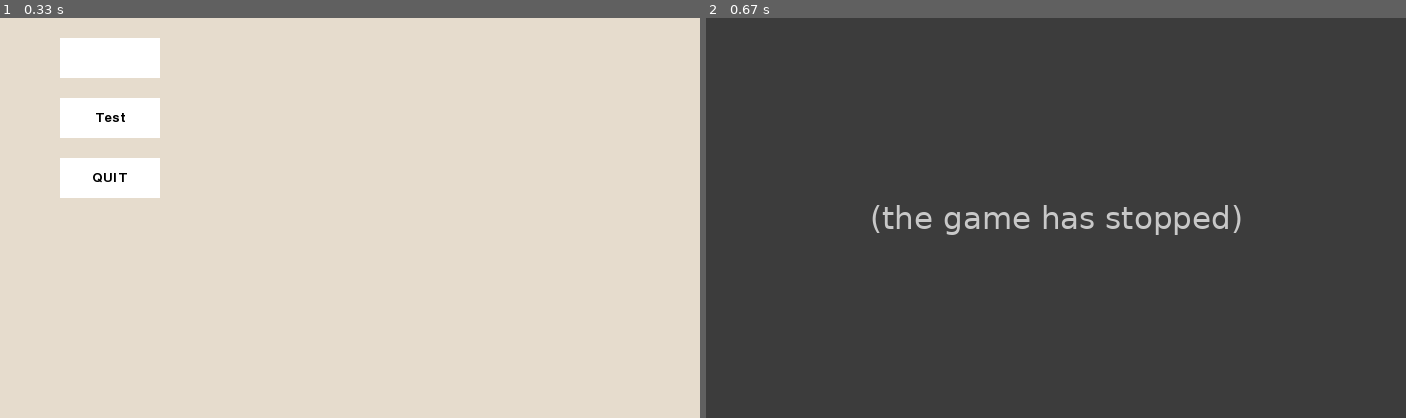
Above: before the commit, frames 1-2 (left to right).
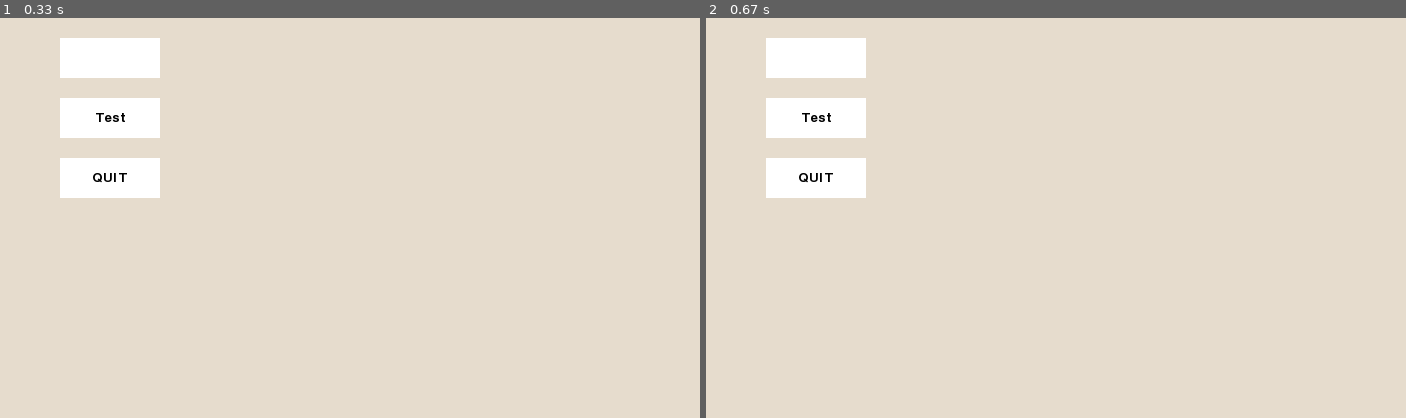
Above: after the commit, the same moments.

Repository: DanielDavisEE/PyGameGUI
Game: pygame game, started from src/pygame_gui/example_gui.py
The game is run twice, just before and just after one commit, with the same random seed, the same clock (stepped at 60 frames per second) and the same inputs.
Inputs (mouse positions are in pixels of both pictures, inside the frame that each line leads up to):
- Up to frame 1 (0.33 s): no input
- Up to frame 2 (0.67 s): press the mouse at (818, 178) at 0.37 s; move the mouse to (853, 198) at 0.47 s; release the mouse at (888, 222) at 0.6 s

Frame 1 is identical in both runs. In frame 2, 100% of the frame differs, in the area x 0-100%, y 0-100%.
Error before the commit: AttributeError: 'Button' object has no attribute 'button_rect' (button_block.py line 96); the game stopped at 0.37 s (later frames are placeholders)

Commit message:
fixes for buttons

Diff:
--- a/src/pygame_gui/components/__init__.py
+++ b/src/pygame_gui/components/__init__.py
@@ -1,4 +1,4 @@
-from pygame_gui.components.constants import Alignment
+from pygame_gui.components.constants import MouseEvents, Alignment
 from pygame_gui.components.window import Window
 from pygame_gui.components.base_block import Block
 from pygame_gui.components.text_block import Text
--- a/src/pygame_gui/components/base_block.py
+++ b/src/pygame_gui/components/base_block.py
@@ -150,7 +150,7 @@
         return coordinates, alignments, margins
 
     def _create_surface(self):
-        return pygame.Surface(self.dimensions).convert()
+        self.surface = pygame.Surface(self.dimensions).convert()
 
     def draw_block(self):
         super().draw_block()
--- a/src/pygame_gui/components/button_block.py
+++ b/src/pygame_gui/components/button_block.py
@@ -1,46 +1,54 @@
 import pygame
+from pygame import K_RETURN
 
+from pygame_gui.components.constants import MouseEvents
 from pygame_gui.components.text_block import Text
 
 
 class Button(Text):
 
     def __init__(self, parent, **kwargs):
+        super().__init__(parent, **kwargs)
+
         self.held = False
         self.event_function_dict = {
-            'left_mouse_down': lambda *_: None,
-            'right_mouse_down': lambda *_: None,
-            'middle_mouse_down': lambda *_: None,
-            'left_mouse_up': lambda *_: None,
-            'right_mouse_up': lambda *_: None,
-            'middle_mouse_up': lambda *_: None,
-            'scroll_mouse': lambda *_: None,
-            'move_mouse': lambda *_: None,
+            MouseEvents.LEFT_MOUSE_UP: lambda *_: None,
+            MouseEvents.MIDDLE_MOUSE_UP: lambda *_: None,
+            MouseEvents.RIGHT_MOUSE_UP: lambda *_: None,
+            MouseEvents.SCROLL_MOUSE_UP: lambda *_: None,
+
+            MouseEvents.LEFT_MOUSE_DOWN: lambda *_: None,
+            MouseEvents.MIDDLE_MOUSE_DOWN: lambda *_: None,
+            MouseEvents.RIGHT_MOUSE_DOWN: lambda *_: None,
+            MouseEvents.SCROLL_MOUSE_DOWN: lambda *_: None,
+
+            MouseEvents.MOVE_MOUSE: lambda *_: None,
         }
 
-        super().__init__(parent, **kwargs)
-
-        def hold_down(event):
+        def _hold_down(event):
             if self.check_collision(event):
+                self.log.debug(f'Holding {self}')
                 self.held = True
 
-        def release(event):
-            self.held = False
+        def _release(event):
+            if self.held:
+                self.log.debug(f'Releasing {self}')
+                self.held = False
 
-        self.default_mouse_handlers = {'left_mouse_down': hold_down,
-                                       'left_mouse_up': release}
+        self.default_mouse_handlers = {MouseEvents.LEFT_MOUSE_DOWN: _hold_down,
+                                       MouseEvents.LEFT_MOUSE_UP: _release}
         self.set_mouse_handlers(self.event_function_dict)
 
-    def create_object(self):
-        super().create_object()
+    def _create_surface(self):
+        super()._create_surface()
 
         # Coordinates need to be reference from window, not parent surface
-        parent_tmp = self.parent
+        this_parent = self.parent
         self.overall_coords = list(self.coordinates)
-        while parent_tmp != self.gui.window:
-            self.overall_coords[0] += parent_tmp.coordinates[0]
-            self.overall_coords[1] += parent_tmp.coordinates[1]
-            parent_tmp = parent_tmp.parent
+        while hasattr(this_parent, 'parent'):
+            self.overall_coords[0] += this_parent.parent.coordinates[0]
+            self.overall_coords[1] += this_parent.parent.coordinates[1]
+            this_parent = this_parent.parent
 
         self.create_rect()
 
@@ -59,45 +67,40 @@
 
             self.event_function_dict[func_name] = modify_default(self.default_mouse_handlers.get(func_name, lambda *_: None), func)
 
+    def _scroll_event_to_distance(self, event):
+        scroll = event.button
+        scroll -= 3
+        if scroll % 2 == 1:
+            scroll += 1
+            scroll *= -1
+        scroll //= 2
+        return scroll
+
     def mouse_event_handler(self, event):
-
         super().mouse_event_handler(event)
 
-        if event.type == pygame.MOUSEMOTION:
-            self.event_function_dict['move_mouse'](event)
-        elif event.type == pygame.MOUSEBUTTONDOWN and event.button < 4:
-            if event.button == 1:  # Left mouse
-                self.event_function_dict['left_mouse_down'](event)
-            elif event.button == 2:  # Middle mouse
-                self.event_function_dict['middle_mouse_down'](event)
-            elif event.button == 3:  # Right mouse
-                self.event_function_dict['right_mouse_down'](event)
-        elif event.type == pygame.MOUSEBUTTONUP and event.button < 4:
-            if event.button == 1:  # Left mouse
-                self.event_function_dict['left_mouse_up'](event)
-            elif event.button == 2:  # Middle mouse
-                self.event_function_dict['middle_mouse_up'](event)
-            elif event.button == 3:  # Right mouse
-                self.event_function_dict['right_mouse_up'](event)
+        event_id = [event.type]
+        if hasattr(event, 'button'):
+            event_id.append(event.button)
+
+        try:
+            mouse_event = MouseEvents(tuple(event_id))
+        except ValueError:
+            self.log.error(f'Unknown MouseEvent: {tuple(event_id)}')
         else:
-            assert (event.type == pygame.MOUSEBUTTONDOWN or
-                    event.type == pygame.MOUSEBUTTONUP)
-            scroll = event.button
-            scroll -= 3
-            if scroll % 2 == 1:
-                scroll += 1
-                scroll *= -1
-            scroll //= 2
-
-            self.event_function_dict['scroll_mouse'](event, scroll)
+            f = self.event_function_dict.get(mouse_event, None)
+            if f:
+                f(event)
 
     def check_collision(self, event):
-        mouse_pos = event.pos
-        return self.button_rect.collidepoint(mouse_pos)
+        collided = self.button_rect.collidepoint(event.pos)
+        if collided:
+            self.log.debug(f"Collision detected with {self}")
+        return collided
 
     def keyboard_event_handler(self, event):
-        if event.key == pygame.RETURN:
-            self.event_function_dict['left_mouse_up'](event)
+        if event.key == K_RETURN:
+            self.event_function_dict[MouseEvents.LEFT_MOUSE_UP](event)
 
     def move(self, del_x=0, del_y=0, x=None, y=None):
         if x is None:
--- a/src/pygame_gui/components/constants.py
+++ b/src/pygame_gui/components/constants.py
@@ -1,7 +1,35 @@
-from enum import IntFlag, auto
+from enum import Enum, IntFlag, auto
+from pygame.locals import (
+    MOUSEBUTTONDOWN,
+    MOUSEBUTTONUP,
+    MOUSEMOTION,
+
+    BUTTON_LEFT,
+    BUTTON_MIDDLE,
+    BUTTON_RIGHT,
+    BUTTON_WHEELDOWN,
+    BUTTON_WHEELUP,
+)
 
 MARGIN = 10
 KMOD_BASE = 4096
+
+
+class MouseEvents(Enum):
+    # Mouse events
+    LEFT_MOUSE_UP = MOUSEBUTTONUP, BUTTON_LEFT
+    MIDDLE_MOUSE_UP = MOUSEBUTTONUP, BUTTON_MIDDLE
+    RIGHT_MOUSE_UP = MOUSEBUTTONUP, BUTTON_RIGHT
+    SCROLL_MOUSE_UP = MOUSEBUTTONUP, BUTTON_WHEELDOWN
+    _SCROLL_MOUSE_UP = MOUSEBUTTONUP, BUTTON_WHEELUP
+
+    LEFT_MOUSE_DOWN = MOUSEBUTTONDOWN, BUTTON_LEFT
+    MIDDLE_MOUSE_DOWN = MOUSEBUTTONDOWN, BUTTON_MIDDLE
+    RIGHT_MOUSE_DOWN = MOUSEBUTTONDOWN, BUTTON_RIGHT
+    _SCROLL_MOUSE_DOWN = MOUSEBUTTONDOWN, BUTTON_WHEELDOWN
+    SCROLL_MOUSE_DOWN = MOUSEBUTTONDOWN, BUTTON_WHEELUP
+
+    MOVE_MOUSE = (MOUSEMOTION,)
 
 
 class Alignment(IntFlag):
--- a/src/pygame_gui/components/window.py
+++ b/src/pygame_gui/components/window.py
@@ -1,4 +1,5 @@
 from typing import Self
+import logging
 
 import pygame
 
@@ -21,6 +22,8 @@
                  colour: str | tuple[int, int, int] = 'white',
                  colour_palette: dict[str, tuple[int, int, int]] = None,
                  **kwargs):
+        self.log = logging.getLogger()
+
         self.dimensions = dimensions
         self.colour_palette = colour_palette or self.base_colours
         self.colour = self._translate_colour_input(colour)
@@ -30,13 +33,16 @@
         self.surface = None
         self.children = set()
 
-        self.surface = self._create_surface()
+        self.surface = None
 
     def _create_surface(self):
         pygame.display.set_caption(self.caption)
-        return pygame.display.set_mode(self.dimensions)
+        self.surface = pygame.display.set_mode(self.dimensions)
 
     def draw_block(self):
+        if not self.surface:
+            self._create_surface()
+
         self.surface.fill(self.colour)
 
         for child in sorted(self.children, key=lambda x: x.priority):
@@ -54,6 +60,10 @@
         return colour
 
     def mouse_event_handler(self, event):
+        assert event.type in {pygame.MOUSEBUTTONDOWN,
+                              pygame.MOUSEBUTTONUP,
+                              pygame.MOUSEMOTION}
+
         for child in list(self.children):
             child.mouse_event_handler(event)
 
--- a/src/pygame_gui/example_gui.py
+++ b/src/pygame_gui/example_gui.py
@@ -1,5 +1,6 @@
 from pygame_gui.gui_base import GUIBase
 import pygame_gui.components as gui
+from pygame_gui.components import MouseEvents
 
 
 class ExampleGUI(GUIBase):
@@ -28,8 +29,8 @@
             text_value='QUIT')
 
         func_dict = {
-            'left_mouse_up': lambda event: self.quit_gui() if button1.check_collision(event) and button1.held else None,
-            'middle_mouse_up': lambda event: print(1)
+            MouseEvents.LEFT_MOUSE_UP: lambda event: self.quit_gui() if button1.check_collision(event) and button1.held else None,
+            MouseEvents.MIDDLE_MOUSE_UP: lambda event: print(1)
         }
         button1.set_mouse_handlers(func_dict)
 
--- a/src/pygame_gui/gui_base.py
+++ b/src/pygame_gui/gui_base.py
@@ -10,6 +10,7 @@
  - ctrl-z and ctrl-y
  - something with ctrl-s
 """
+import logging
 import pygame
 
 import pygame_gui.components as gui
@@ -25,6 +26,7 @@
                  **kwargs):
         """window_size, caption, win_colour, colour_palette=None -> myGUI
         """
+        logging.basicConfig(level=logging.DEBUG)
         pygame.init()
 
         self.window = gui.Window(
@@ -59,7 +61,7 @@
                 # Keyboard Events
                 if event.type in {pygame.KEYDOWN,
                                   pygame.KEYUP}:
-                    self.run_keyboard_event_handlers(event)
+                    # self.run_keyboard_event_handlers(event)
                     self.window.keyboard_event_handler(event)
 
                 # Mouse Events
